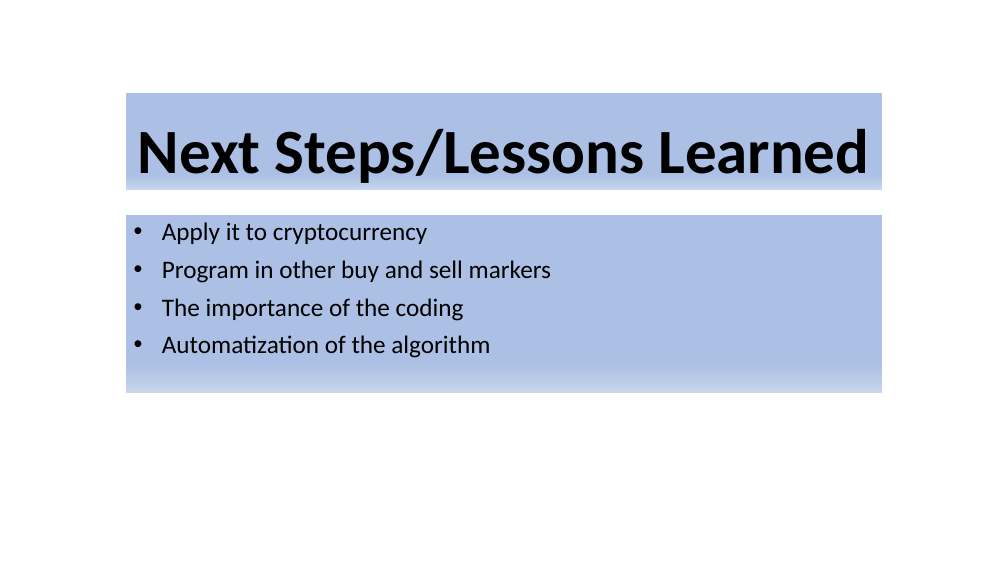
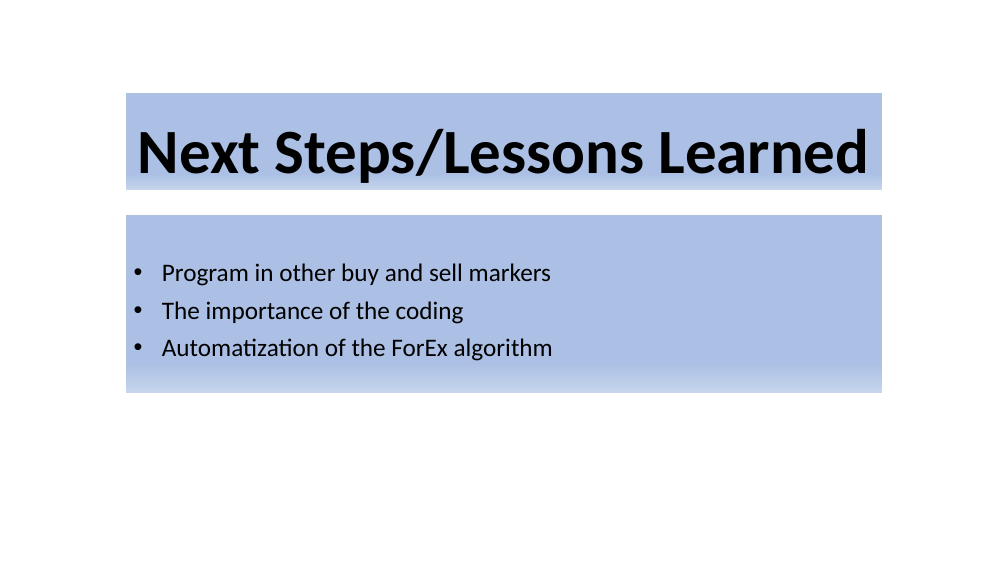
Before and after one commit to nestor39/trading_algorithm, a slide deck: slide 14 of Project_3.pptx (slide 13 before the commit). Drawn at 1008x567 pixels with LibreOffice and Linux fonts; fonts in the diff are those of the drawing. Boxes give left, top, right and bottom in pixels: in the first picture for what was removed or moved away, otherwise in the second. Text is boxed around its words. In the diff, an @@ line names an element or a change of style, - is before the commit and + after.

Commit message:
Final commit

```diff
--- a/Project_3.pptx
+++ b/Project_3.pptx
@@ subtitle at (x1=162, y1=222, x2=427, y2=244): paragraph removed @@
-• Apply it to cryptocurrency
@@ subtitle at (x1=162, y1=338, x2=553, y2=361): text changed @@
-• Automatization of the algorithm
+• Automatization of the ForEx algorithm
```
Also in this commit, not shown: 1 slide added.
